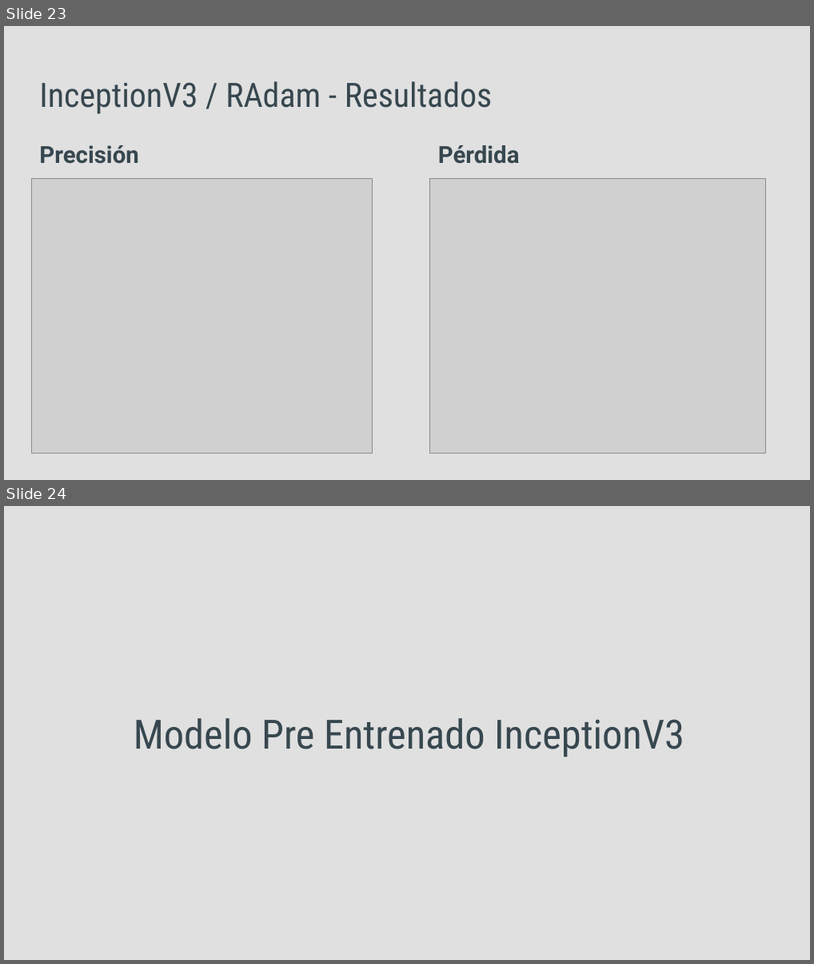
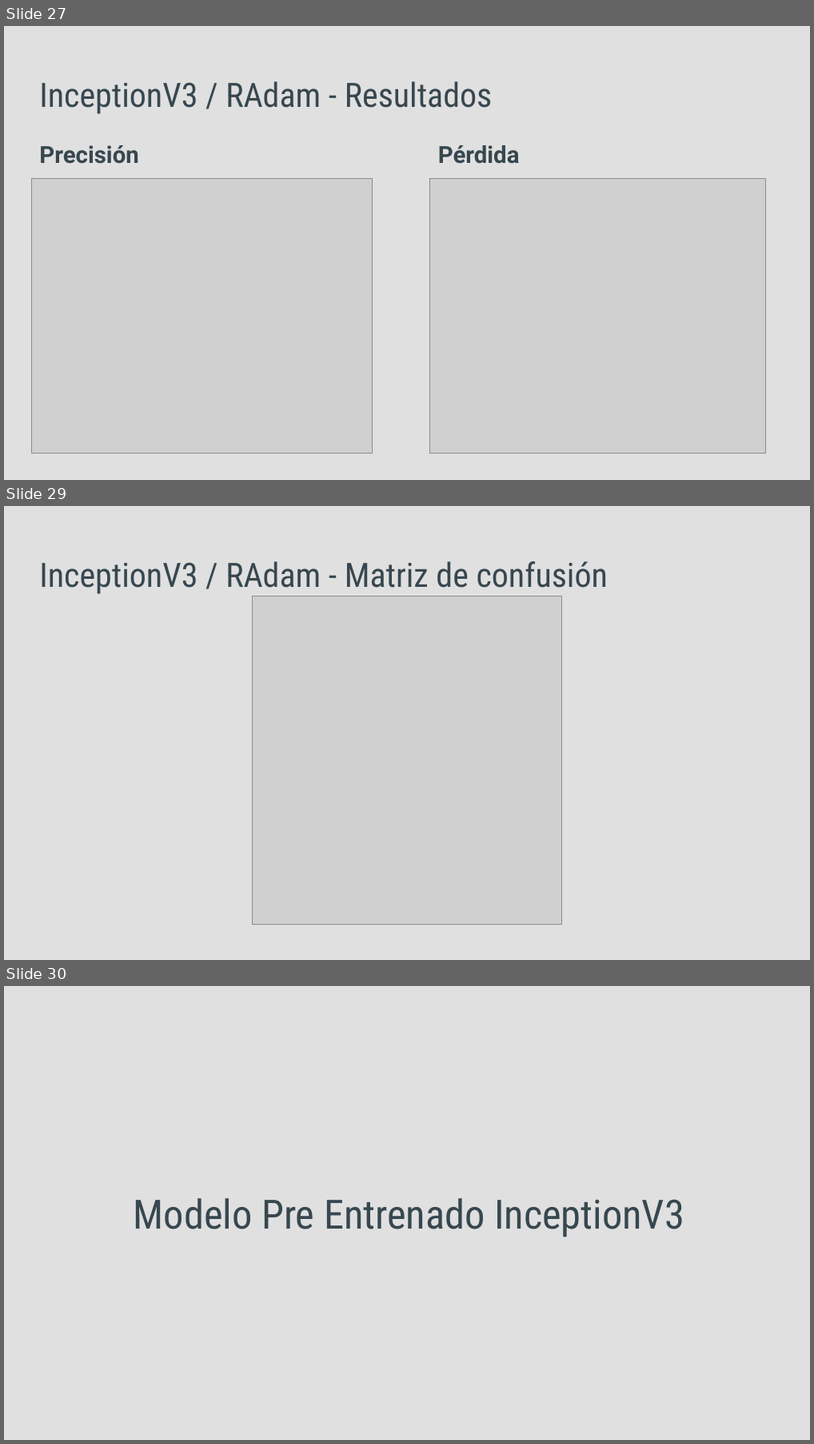
Before and after one commit to cscovino/Reservoir-Dogs, a slide deck: presentacion/Dasafio2_Grupo4_CNN.pptx. Shown one above the other, each under a label of ours: slides 23 and 24 before the commit, slides 27, 29 and 30 after it; the slides between them are not shown. The pictures are 814x964 and 814x1444 pixels, drawn with LibreOffice and Linux fonts; fonts in the diff are those of the drawing; grey boxes stand for pictures. Boxes give left, top, right and bottom in pixels: in the first picture for what was removed or moved away, otherwise in the second. Text is boxed around its words. In the diff, an @@ line names an element or a change of style, - is before the commit and + after.

Commit message:
Gráficos (accuracy / matriz de confusión)

```diff
--- a/presentacion/Dasafio2_Grupo4_CNN.pptx
+++ b/presentacion/Dasafio2_Grupo4_CNN.pptx
@@ slide 29 added at <box>4,506,810,960</box>, background #E0E0E0 @@
@@ title added at <box>39,561,608,594</box>, 30 pt, text #37474F @@
+InceptionV3 / RAdam - Matriz de confusión
@@ picture added at <box>252,596,562,924</box> @@
@@ what was slide 23 is now slide 27 @@
@@ what was slide 24 is now slide 30 @@
```
Also in this commit, not shown: 5 slides changed, 14 other slides added, 1 other file.
